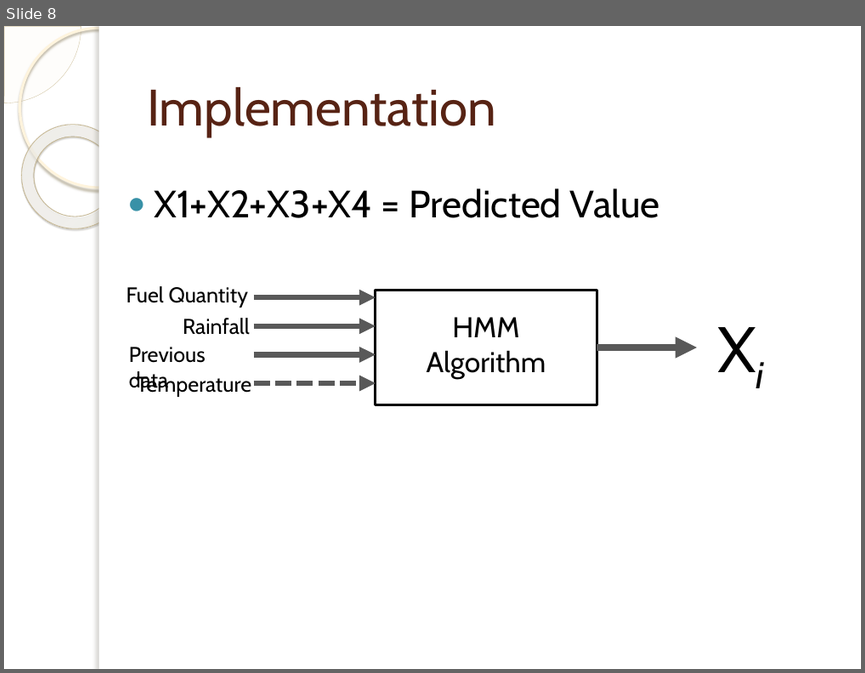
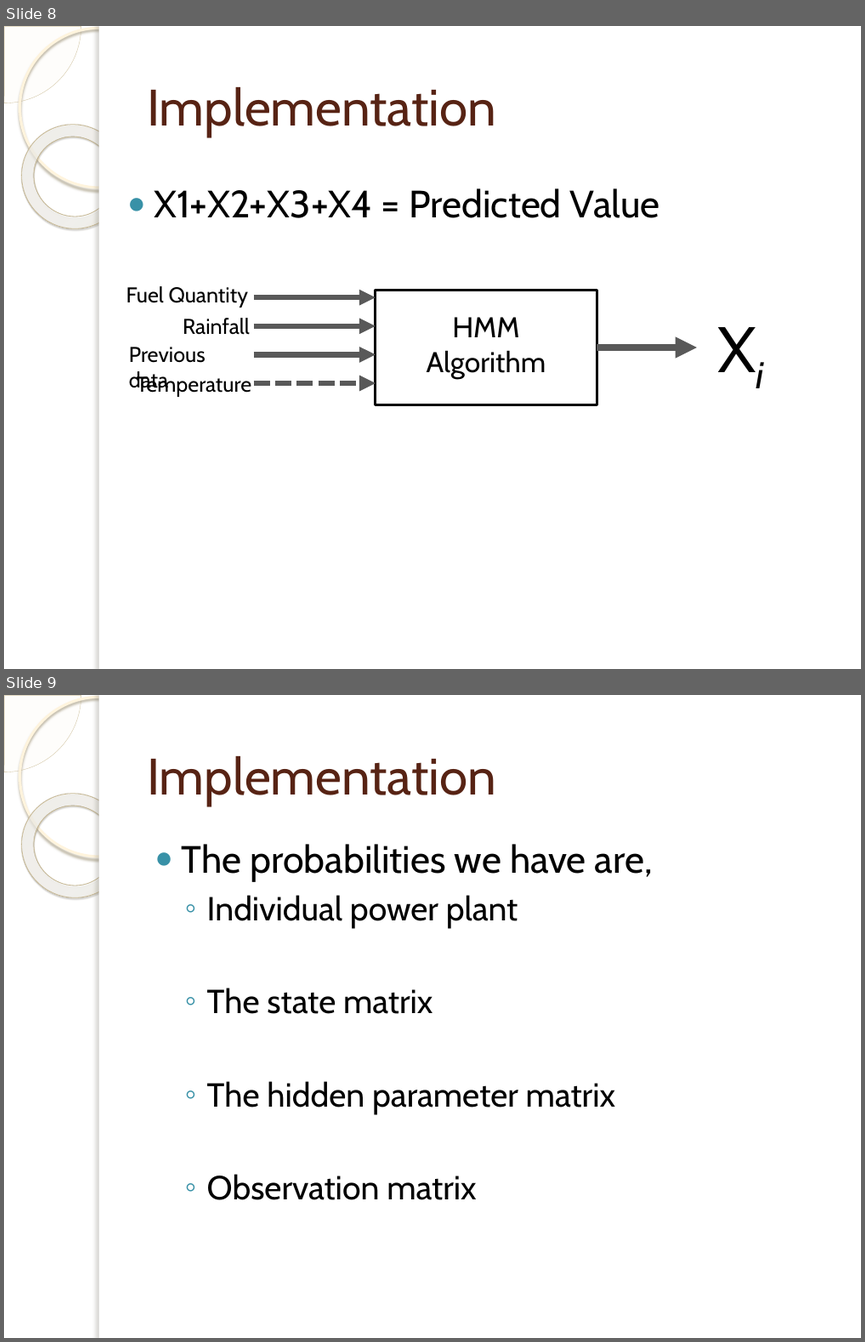
Before and after one commit to RathanNaik/Electricity-Generation-Prediction, a slide deck: Documents/PPTs/Review1.pptx. Shown one above the other, each under a label of ours: slide 8 before the commit, slides 8 and 9 after it. The pictures are 865x673 and 865x1342 pixels, drawn with LibreOffice and Linux fonts; fonts in the diff are those of the drawing; background and template pictures are left out. Boxes give left, top, right and bottom in pixels: in the first picture for what was removed or moved away, otherwise in the second. Text is boxed around its words. In the diff, an @@ line names an element or a change of style, - is before the commit and + after.

```diff
--- a/Documents/PPTs/Review1.pptx
+++ b/Documents/PPTs/Review1.pptx
@@ slide 9 added at (4, 695, 861, 1338), background picture (left out); not listed: 5 template elements that a slide beside it also shows @@
@@ title added at (147, 756, 496, 805), 43 pt, text #572314 @@
+Implementation
@@ text added at (182, 844, 653, 1200), 28 pt, text #000000 @@
+● The probabilities we have are,
+  ◦ Individual power plant
+  ◦ The state matrix
+  ◦ The hidden parameter matrix
+  ◦ Observation matrix
```
Also in this commit, not shown: 3 other slides added, 29 other files.
